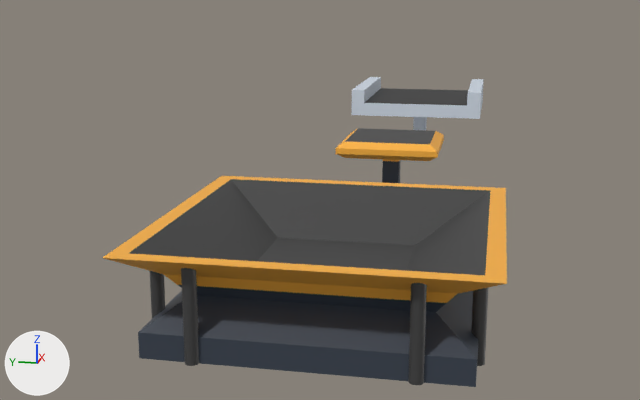
Two versions of the Blender file Render/Blender_Project_Files_V2/C_Machine_V1.blend, one commit apart.
Before and after are seen from a camera (50 mm lens) standing at (-3.4, -0.63, 1.32) and looking at (1.77, 0.41, 0.03). The lights are fixed; the arrows at lower left show +X, +Y and +Z.

Names of what the first picture shows: 'Conveyor', 'Cube'.
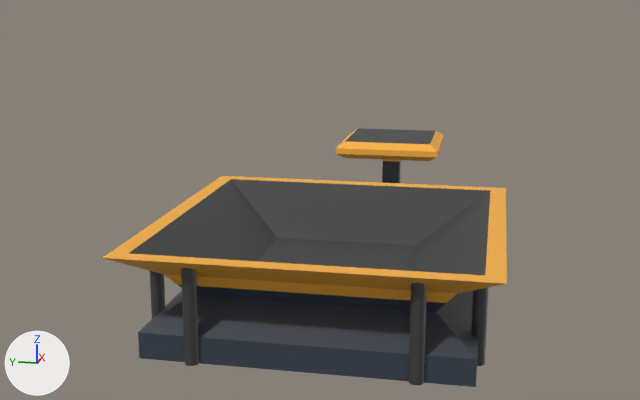
What the commit changed:
Object 'Conveyor' (ob_conveyor) is now hidden.

Pixel boxes [x1, y1, x2, y2] of what changed, in the pictures (640 x 400 px):
'Conveyor', hidden: before [351, 77, 484, 130]
